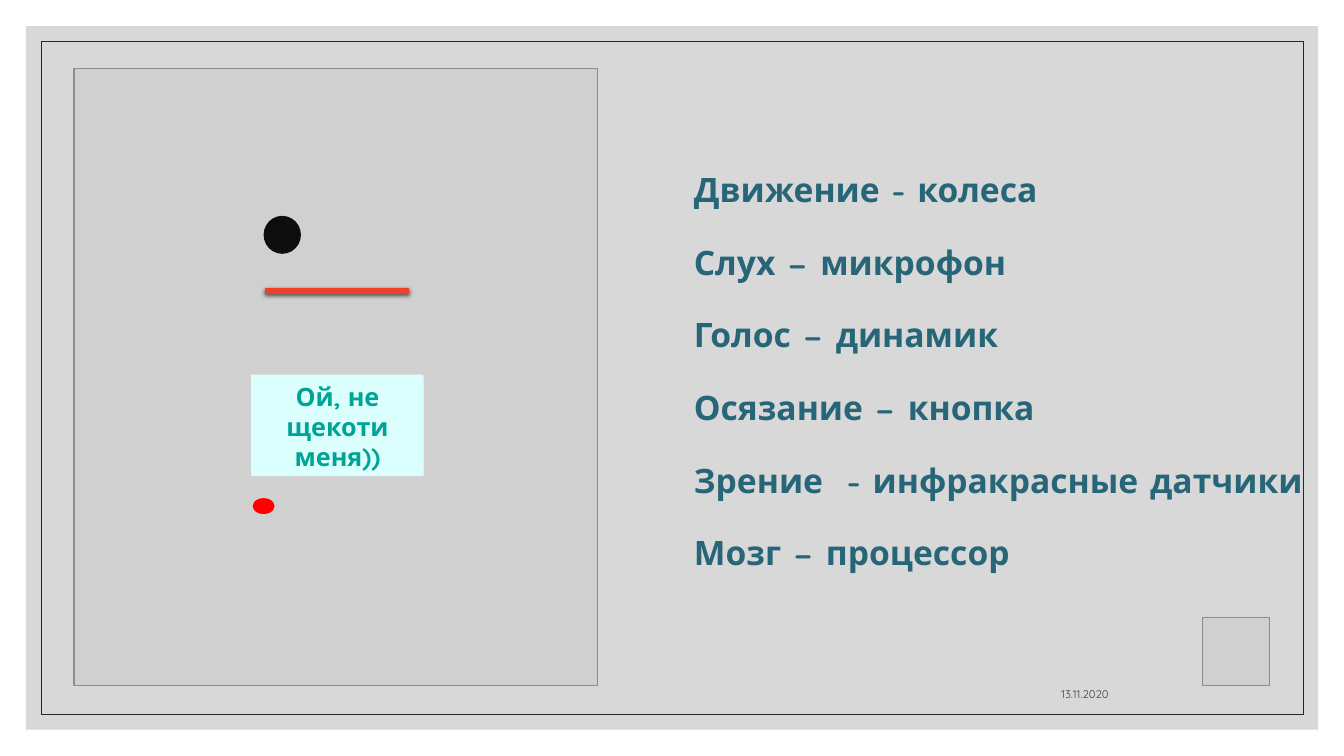
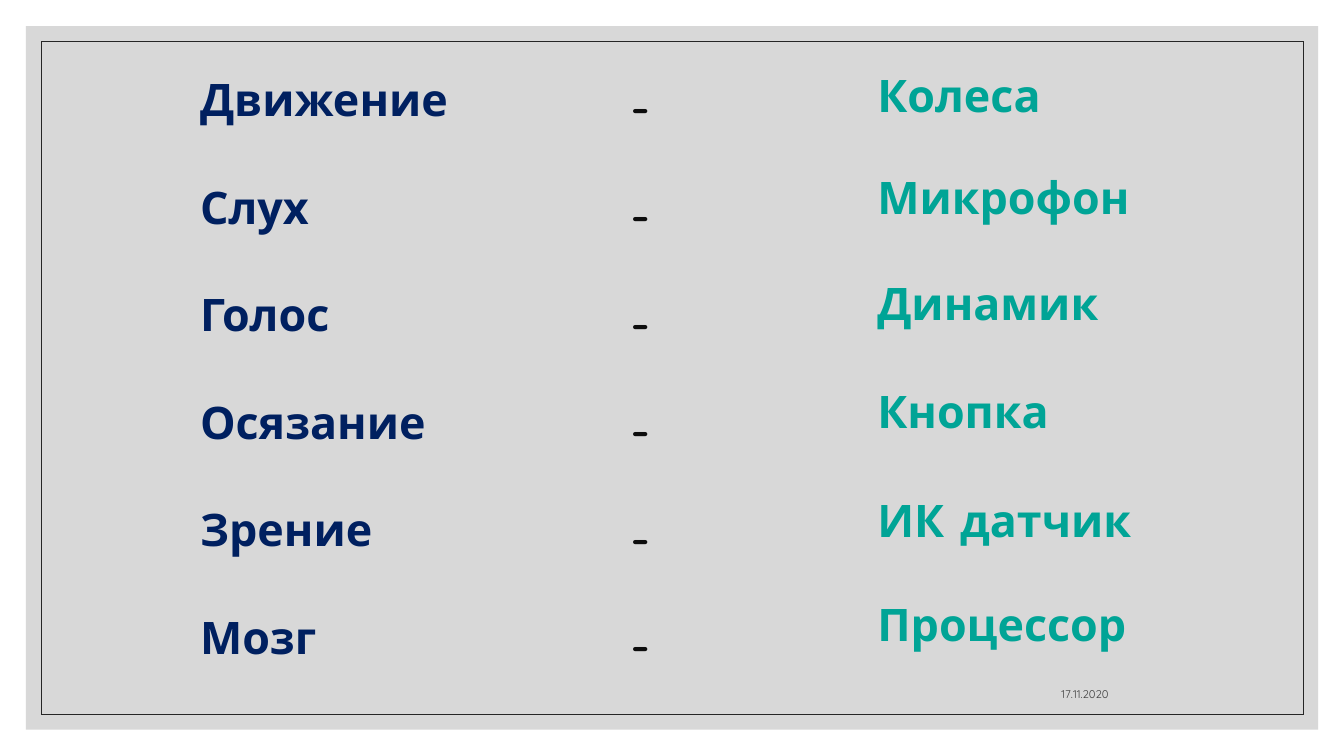
Before and after one commit to IriEfremova/LessonsCube, a slide deck: slide 2 of Мастер-класс/Dubl2.pptx. Drawn at 1344x756 pixels with LibreOffice and Linux fonts; fonts in the diff are those of the drawing; grey boxes stand for pictures. Boxes give left, top, right and bottom in pixels: in the first picture for what was removed or moved away, otherwise in the second. Text is boxed around its words. In the diff, an @@ line names an element or a change of style, - is before the commit and + after.

```diff
--- a/Мастер-класс/Dubl2.pptx
+++ b/Мастер-класс/Dubl2.pptx
@@ text added at (x1=622, y1=19, x2=828, y2=665), 32 pt, text #0D0D0D, bold @@
+-
+-
+-
+-
+-
+-
@@ picture removed at (x1=74, y1=69, x2=597, y2=687) @@
@@ title at (x1=200, y1=84, x2=448, y2=655): text changed; size 24 to 32 pt; text colour #276678 to #002060 @@
-Движение - колеса
-Слух – микрофон
-Голос – динамик
-Осязание – кнопка
-Зрение - инфракрасные датчики
-Мозг – процессор
+Движение
+Слух
+Голос
+Осязание
+Зрение
+Мозг
@@ text added at (x1=877, y1=80, x2=1040, y2=113), 32 pt, text #00A496, bold @@
+Колеса
@@ text added at (x1=877, y1=180, x2=1129, y2=225), 32 pt, text #00A496, bold @@
+Микрофон
@@ ellipse removed at (x1=264, y1=216, x2=301, y2=254) @@
@@ line removed from (265, 291) to (409, 291) @@
@@ text added at (x1=877, y1=288, x2=1098, y2=330), 32 pt, text #00A496, bold @@
+Динамик
@@ rectangle removed at (x1=251, y1=375, x2=423, y2=474) @@
-Я тебя вижу
@@ rectangle removed at (x1=251, y1=377, x2=423, y2=476) @@
-Ой, не щекоти меня))
@@ text added at (x1=877, y1=396, x2=1048, y2=429), 32 pt, text #00A496, bold @@
+Кнопка
@@ ellipse removed at (x1=253, y1=498, x2=275, y2=514) @@
@@ text added at (x1=877, y1=505, x2=1131, y2=546), 32 pt, text #00A496, bold @@
+ИК датчик
@@ text added at (x1=877, y1=609, x2=1126, y2=652), 32 pt, text #00A496, bold @@
+Процессор
@@ picture removed at (x1=1203, y1=618, x2=1270, y2=686) @@
@@ text at (x1=1061, y1=690, x2=1108, y2=698): text changed @@
-13.11.2020
+17.11.2020
```
Also in this commit, not shown: 4 other slides changed, 1 slide added, 1 slide removed, 7 other files.
